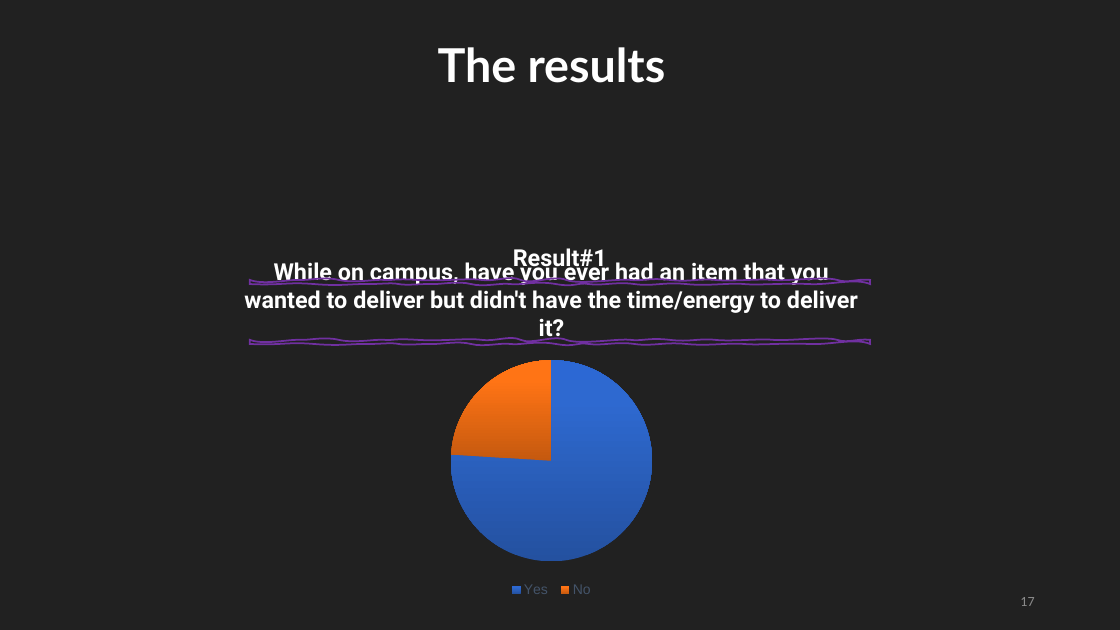
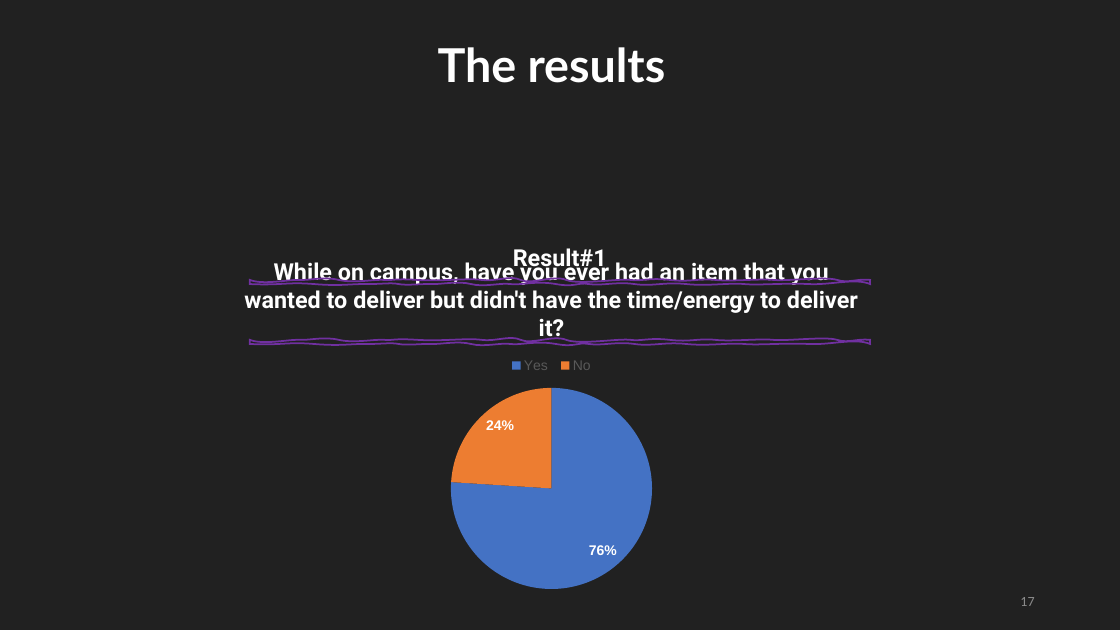
Before and after one commit to Mhd-Ghd/on-campus-delivery-robot, a slide deck: slide 17 of reports/report-2/Press#2.pptm. Drawn at 1120x630 pixels with LibreOffice and Linux fonts; fonts in the diff are those of the drawing. Boxes give left, top, right and bottom in pixels: in the first picture for what was removed or moved away, otherwise in the second. Text is boxed around its words. In the diff, an @@ line names an element or a change of style, - is before the commit and + after.

```diff
--- a/reports/report-2/Press#2.pptm
+++ b/reports/report-2/Press#2.pptm
@@ pie chart at (342, 349, 762, 601) @@
@@ data labels of Series 1 added @@
@@ colours of single points changed @@
@@ legend changed @@
```
Also in this commit, not shown: 4 other slides changed, 3 slides added, 3 slides removed.
